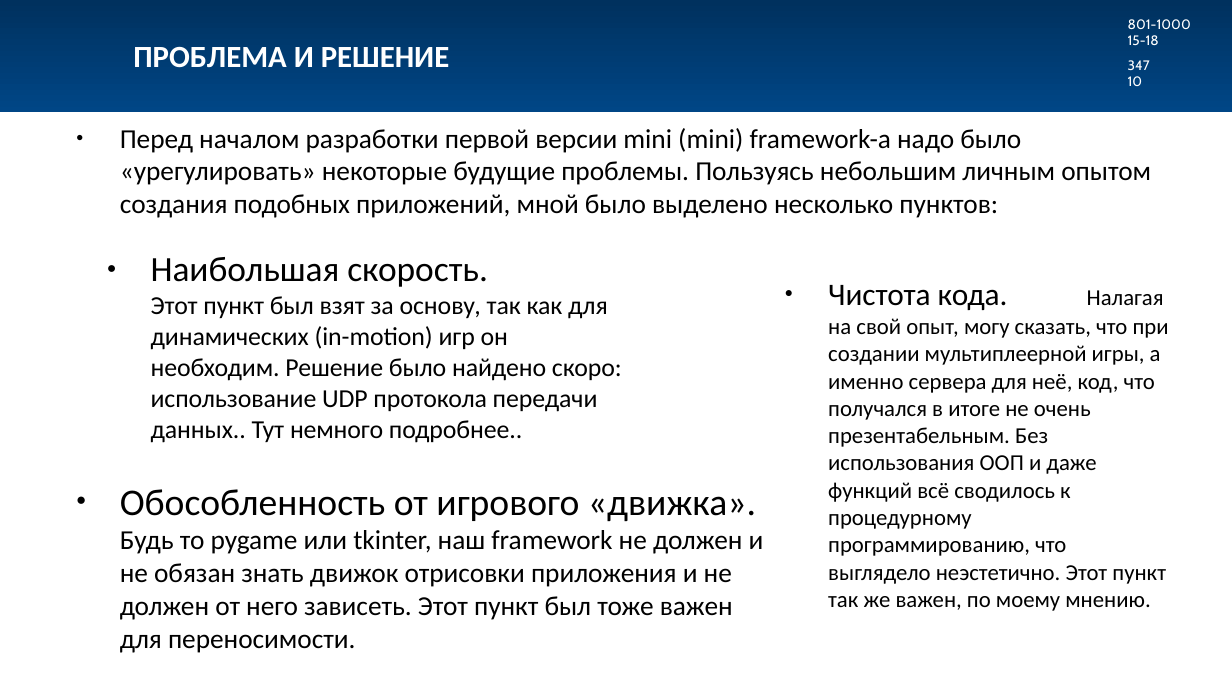
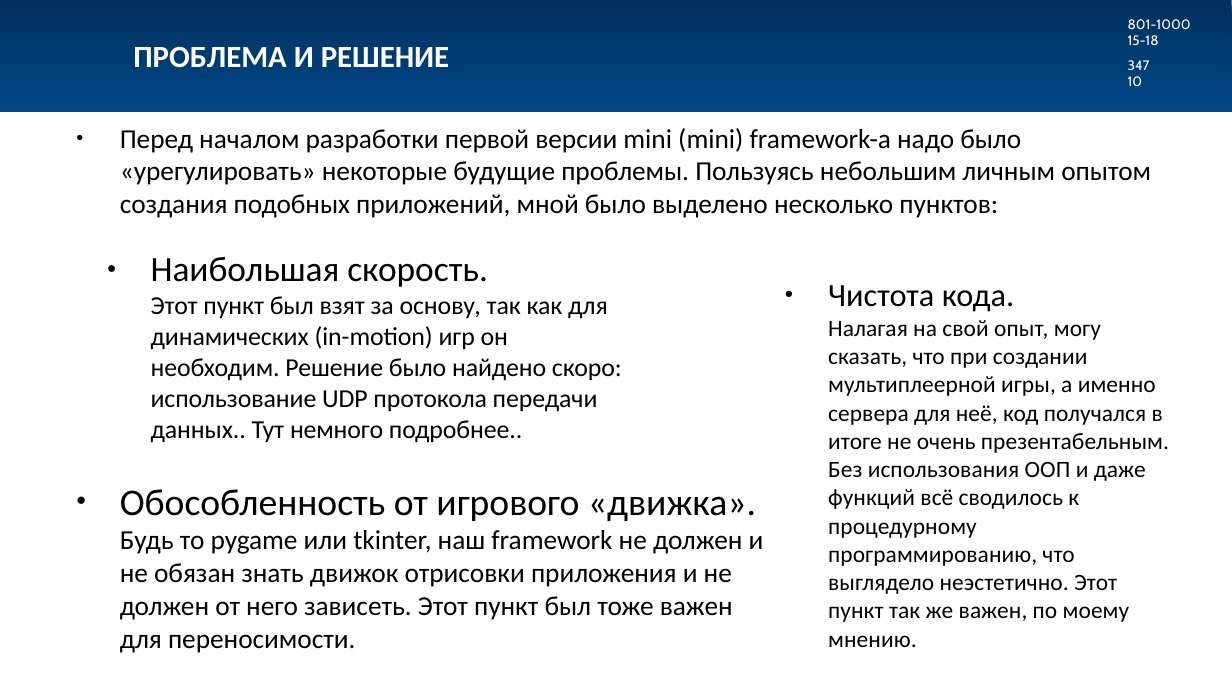
Before and after one commit to GoodDay-lab/online_game, a slide deck: slide 4 of Defense of project.pptx. Drawn at 1232x693 pixels with LibreOffice and Linux fonts; fonts in the diff are those of the drawing. Boxes give left, top, right and bottom in pixels: in the first picture for what was removed or moved away, otherwise in the second. Text is boxed around its words. In the diff, an @@ line names an element or a change of style, - is before the commit and + after.

```diff
--- a/Defense of project.pptx
+++ b/Defense of project.pptx
@@ text at (828,285,1169,647): text changed; size 13.3 to 13.8 pt @@
-● Чистота кода. Налагая на свой опыт, могу сказать, что при создании мультиплеерной игры, а именно сервера для неё, код, что получался в итоге не очень презентабельным. Без использования ООП и даже функций всё сводилось к процедурному программированию, что выглядело неэстетично. Этот пункт так же важен, по моему мнению.
+● Чистота кода. Налагая на свой опыт, могу сказать, что при создании мультиплеерной игры, а именно сервера для неё, код получался в итоге не очень презентабельным. Без использования ООП и даже функций всё сводилось к процедурному программированию, что выглядело неэстетично. Этот пункт так же важен, по моему мнению.
```
Also in this commit, not shown: 1 other slide changed, 3 other files.
